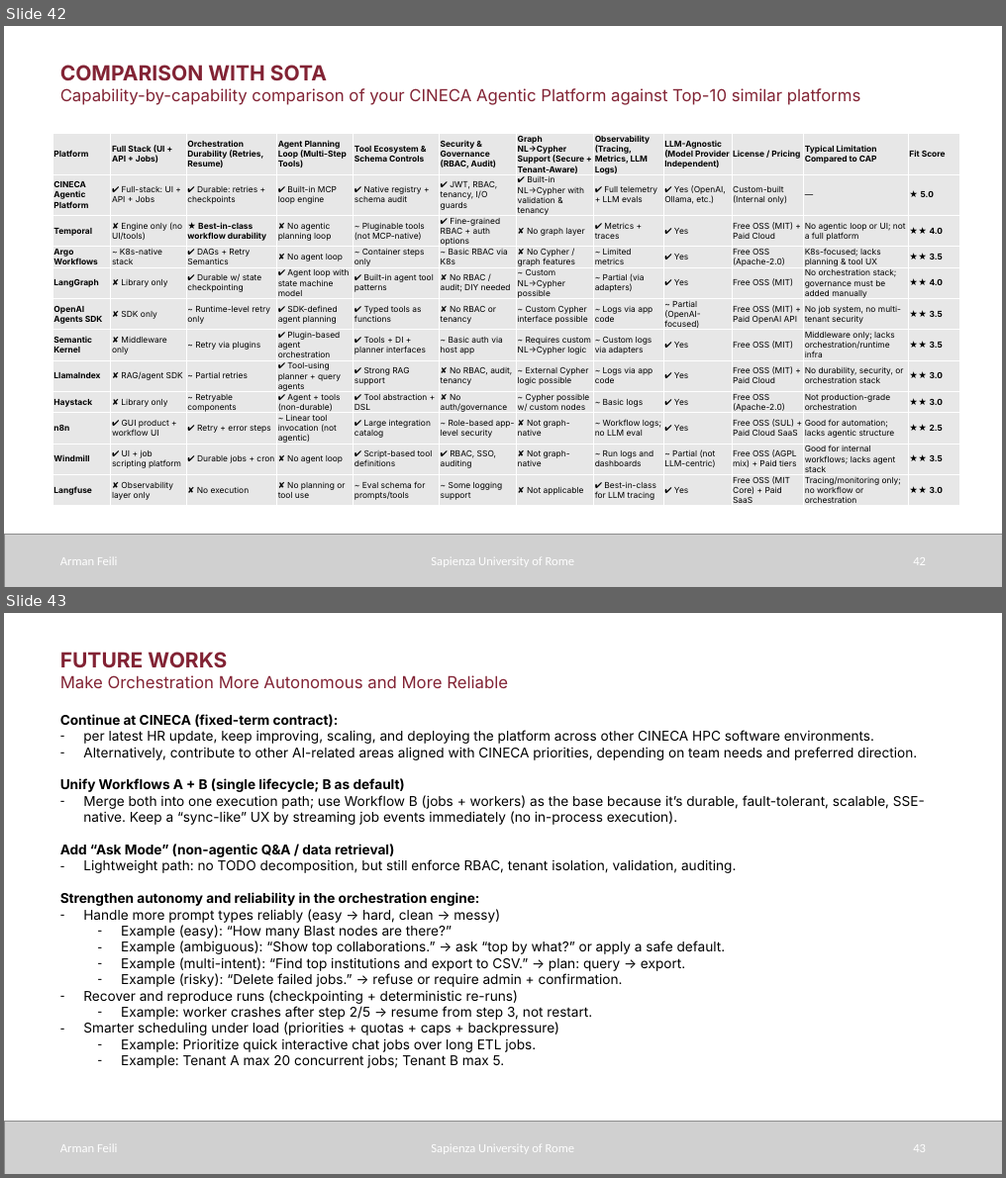
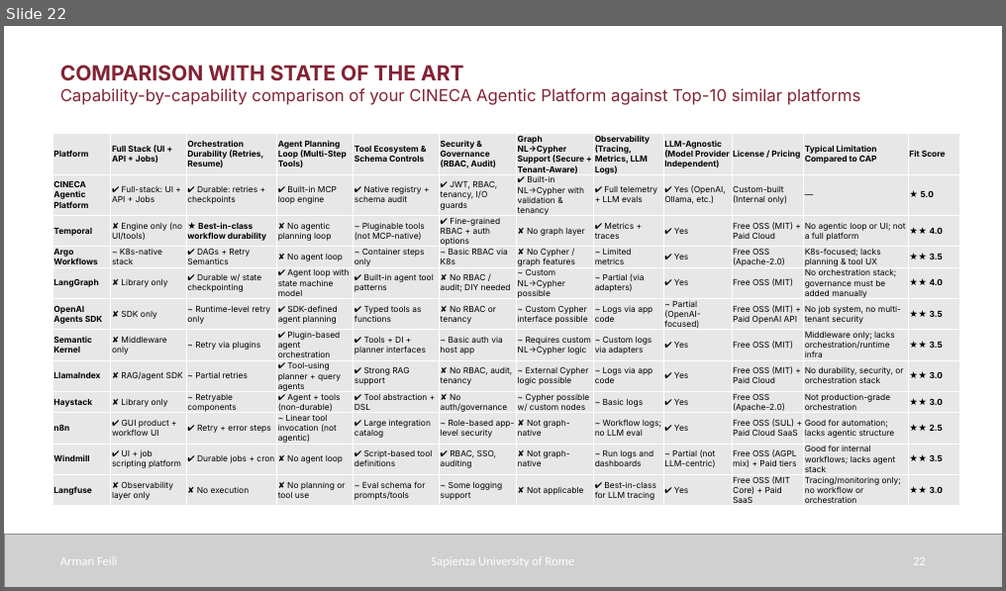
Before and after one commit to armanfeili/sapienza-msc-thesis-cineca-agentic-platform, a slide deck: thesis/sapthesis/Presentation/Presentation.pptx. Shown one above the other, each under a label of ours: slides 42 and 43 before the commit, slide 22 after it. The pictures are 1006x1178 and 1006x591 pixels, drawn with LibreOffice and Linux fonts; fonts in the diff are those of the drawing; grey boxes stand for pictures. Boxes give left, top, right and bottom in pixels: in the first picture for what was removed or moved away, otherwise in the second. Text is boxed around its words. In the diff, an @@ line names an element or a change of style, - is before the commit and + after.

```diff
--- a/thesis/sapthesis/Presentation/Presentation.pptx
+++ b/thesis/sapthesis/Presentation/Presentation.pptx
@@ slide 43 removed at [4, 613, 1002, 1174], background #FFFFFF @@
@@ text removed at [60, 652, 508, 688] @@
-FUTURE WORKS
-Make Orchestration More Autonomous and More Reliable
@@ text removed at [60, 714, 925, 1068] @@
-Continue at CINECA (fixed-term contract):
-– per latest HR update, keep improving, scaling, and deploying the platform across other CINECA HPC software environments.
-– Alternatively, contribute to other AI-related areas aligned with CINECA priorities, depending on team needs and preferred direction.
-Unify Workflows A + B (single lifecycle; B as default)
-– Merge both into one execution path; use Workflow B (jobs + workers) as the base because it’s durable, fault-tolerant, scalable, SSE-native. Keep a “sync-like” UX by streaming job events immediately (no in-process execution).
-Add “Ask Mode” (non-agentic Q&A / data retrieval)
-– Lightweight path: no TODO decomposition, but still enforce RBAC, tenant isolation, validation, auditing.
-Strengthen autonomy and reliability in the orchestration engine:
-– Handle more prompt types reliably (easy → hard, clean → messy)
-  – Example (easy): “How many Blast nodes are there?”
-  – Example (ambiguous): “Show top collaborations.” → ask “top by what?” or apply a safe default.
-  – Example (multi-intent): “Find top institutions and export to CSV.” → plan: query → export.
-  – Example (risky): “Delete failed jobs.” → refuse or require admin + confirmation.
-– Recover and reproduce runs (checkpointing + deterministic re-runs)
-  – Example: worker crashes after step 2/5 → resume from step 3, not restart.
-– Smarter scheduling under load (priorities + quotas + caps + backpressure)
-  – Example: Prioritize quick interactive chat jobs over long ETL jobs.
-  – Example: Tenant A max 20 concurrent jobs; Tenant B max 5.
@@ picture removed at [4, 1122, 1002, 1174] @@
@@ text removed at [60, 1145, 117, 1153] @@
-Arman Feili
@@ text removed at [431, 1145, 575, 1155] @@
-Sapienza University of Rome
@@ page number removed at [913, 1145, 926, 1153] @@
-43
@@ what was slide 42 is now slide 22 @@
@@ slide 22 changed as well @@
@@ text at [60, 65, 464, 80]: text changed @@
-COMPARISON WITH SOTA
+COMPARISON WITH STATE OF THE ART
@@ page number at [913, 558, 926, 566]: text changed @@
-42
+22
```
Also in this commit, not shown: 12 other slides changed, 11 slides added, 29 other slides removed, 16 other files.
